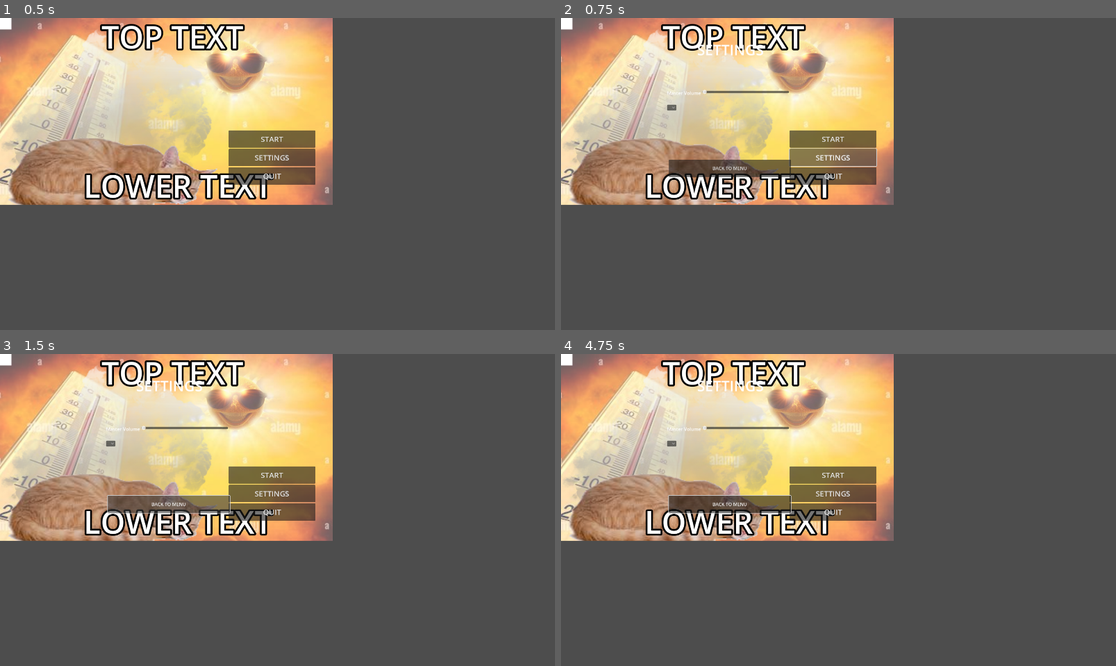
Above: before the commit, frames 1-4 (two rows, left to right).
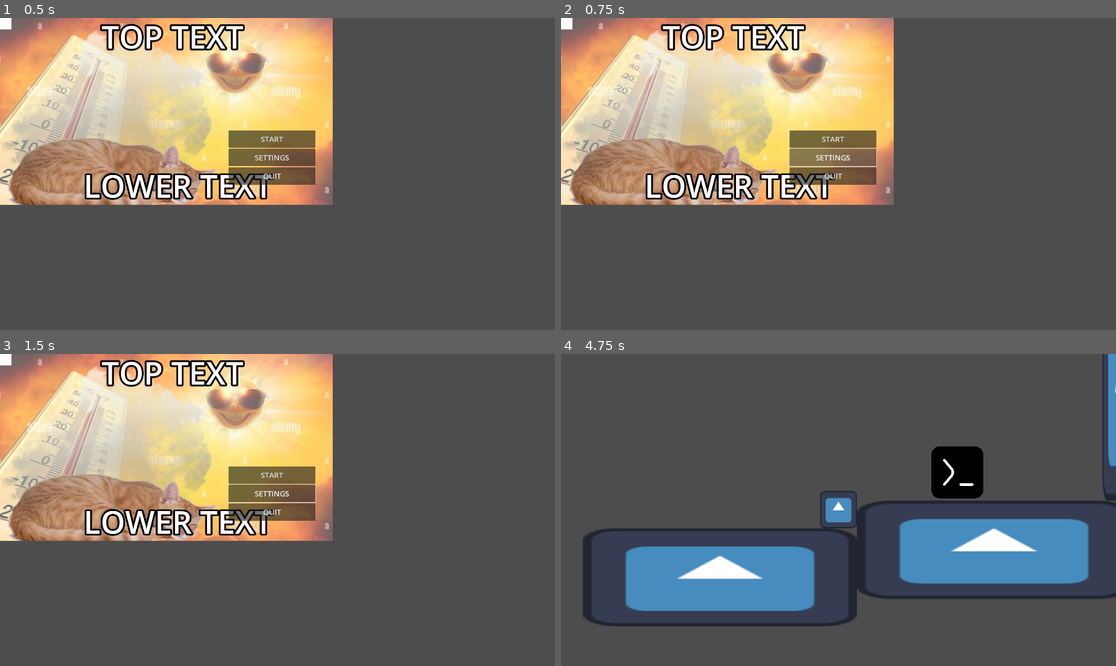
Above: after the commit, the same moments.

Repository: NagiEight/study_platformer
Game: Godot game, scene res://StartMenu.tscn
The game is run twice, just before and just after one commit, with the same random seed, the same clock (stepped at 60 frames per second) and the same inputs. This scene is started directly instead of the project's main scene. The engine's default icon, where the game draws it, is replaced by a stand-in: a white triangle on a blue panel in a dark square.
Inputs (mouse positions are in pixels of both pictures, inside the frame that each line leads up to):
- Up to frame 1 (0.5 s): no input
- Up to frame 2 (0.75 s): click "SETTINGS" at 0.5 s
- Up to frame 3 (1.5 s): click (166, 503) at 1.25 s, where only the run before the commit has a clickable "BACK TO MENU"
- Up to frame 4 (4.75 s): click "START" at 2 s; click (832, 475) at 2.75 s, where only the run before the commit has a clickable "START"; move the mouse to (960, 494) at 3.52 s; hold D (moveRight) from 3.53 s (still down); tap Z (interact) at 3.6 s; click (960, 494) at 3.67 s; move the mouse to (727, 525) at 4.27 s; tap Shift (sprint) at 4.35 s

Frame 1 is identical in both runs. In frame 2, 1.5% of the frame differs, in the area x 19-42%, y 8-52%; in frame 3, 1.7%; in frame 4, 54%, in the area x 0-100%, y 0-88%.
Error before the commit: Invalid access to property or key 'pressed' on a base object of type 'null instance'. (res://Scripts/Core/SettingsMenu.gd:7)
Error after the commit: Invalid access to property or key 'current_scene' on a base object of type 'null instance'. (res://Scripts/Core/UIManager.gd:53)

Commit message:
added pause menu

Diff:
--- /dev/null
+++ b/HUD.tscn
@@ -0,0 +1,57 @@
+[gd_scene load_steps=2 format=3 uid="uid://cyrth58xeqxac"]
+
+[ext_resource type="Script" uid="uid://dp3orm0xxq3hw" path="res://Scripts/Core/UIManager.gd" id="1_fpov5"]
+
+[node name="HUD" type="CanvasLayer"]
+script = ExtResource("1_fpov5")
+
+[node name="HUD" type="Control" parent="."]
+layout_mode = 3
+anchors_preset = 8
+anchor_left = 0.5
+anchor_top = 0.5
+anchor_right = 0.5
+anchor_bottom = 0.5
+offset_left = -20.0
+offset_top = -20.0
+offset_right = 20.0
+offset_bottom = 20.0
+grow_horizontal = 2
+grow_vertical = 2
+
+[node name="PauseMenu" type="Control" parent="HUD"]
+visible = false
+layout_mode = 3
+anchors_preset = 0
+offset_right = 40.0
+offset_bottom = 40.0
+
+[node name="Panel" type="Panel" parent="HUD/PauseMenu"]
+layout_mode = 1
+anchors_preset = 8
+anchor_left = 0.5
+anchor_top = 0.5
+anchor_right = 0.5
+anchor_bottom = 0.5
+offset_left = -960.0
+offset_top = -540.0
+offset_right = 960.0
+offset_bottom = 540.0
+grow_horizontal = 2
+grow_vertical = 2
+
+[node name="Label" type="Label" parent="HUD/PauseMenu/Panel"]
+layout_mode = 1
+anchors_preset = 8
+anchor_left = 0.5
+anchor_top = 0.5
+anchor_right = 0.5
+anchor_bottom = 0.5
+offset_left = -96.5
+offset_top = -34.5
+offset_right = 96.5
+offset_bottom = 34.5
+grow_horizontal = 2
+grow_vertical = 2
+theme_override_font_sizes/font_size = 50
+text = "PAUSED"
--- /dev/null
+++ b/PauseManager.gd
@@ -0,0 +1,10 @@
+extends Control
+
+func _input(event: InputEvent) -> void:
+	if event is InputEventKey and event.is_pressed() and not event.is_echo():
+		IsPausePressed()
+
+func IsPausePressed() -> void:
+	if Input.is_key_pressed(KEY_ESCAPE):
+		print("escape")
+		HUD.TogglePauseMenu(!get_tree().paused)
--- /dev/null
+++ b/PauseManager.tscn
@@ -0,0 +1,13 @@
+[gd_scene load_steps=2 format=3 uid="uid://cv3gk5uydc2my"]
+
+[ext_resource type="Script" uid="uid://c3egfx8ersti2" path="res://PauseManager.gd" id="1_w8u12"]
+
+[node name="PauseManager" type="Control"]
+process_mode = 3
+layout_mode = 3
+anchors_preset = 15
+anchor_right = 1.0
+anchor_bottom = 1.0
+grow_horizontal = 2
+grow_vertical = 2
+script = ExtResource("1_w8u12")
--- /dev/null
+++ b/PauseMenu.tscn
@@ -0,0 +1,33 @@
+[gd_scene format=3 uid="uid://c2d0h6y668stg"]
+
+[node name="PauseMenu" type="Control"]
+layout_mode = 3
+anchors_preset = 15
+anchor_right = 1.0
+anchor_bottom = 1.0
+grow_horizontal = 2
+grow_vertical = 2
+
+[node name="TopText" type="Label" parent="."]
+layout_mode = 2
+offset_right = 40.0
+offset_bottom = 23.0
+
+[node name="ButtonsContainer" type="VBoxContainer" parent="."]
+layout_mode = 0
+offset_right = 40.0
+offset_bottom = 40.0
+
+[node name="ContinueButton" type="Button" parent="ButtonsContainer"]
+layout_mode = 2
+
+[node name="SettingsButton" type="Button" parent="ButtonsContainer"]
+layout_mode = 2
+
+[node name="QuitButton" type="Button" parent="ButtonsContainer"]
+layout_mode = 2
+
+[node name="Panel" type="Panel" parent="."]
+layout_mode = 0
+offset_right = 40.0
+offset_bottom = 40.0
--- a/PlayerChar.tscn
+++ b/PlayerChar.tscn
@@ -1,6 +1,7 @@
-[gd_scene load_steps=13 format=3 uid="uid://dcvitbd8elagr"]
+[gd_scene load_steps=14 format=3 uid="uid://dcvitbd8elagr"]
 
 [ext_resource type="Texture2D" uid="uid://wgvkkrer3dc0" path="res://icon.svg" id="1_fpmoo"]
+[ext_resource type="Script" uid="uid://mu1yffujae0c" path="res://Scripts/Core/InputHandler.gd" id="1_gbigo"]
 [ext_resource type="Script" uid="uid://b7ncxa25ghki3" path="res://Scripts/Player/MovementController.gd" id="1_sii85"]
 [ext_resource type="Script" uid="uid://cbchjkr5dhmsv" path="res://Scripts/Core/TextBox.gd" id="3_1y1dc"]
 [ext_resource type="Script" uid="uid://cb00crf40j4rs" path="res://Scripts/Player/PlayerInteractionArea.gd" id="3_l2tc2"]
@@ -25,6 +26,7 @@
 size = Vector2(81.8291, 706.392)
 
 [node name="Node2D" type="Node2D"]
+script = ExtResource("1_gbigo")
 
 [node name="Ground" type="StaticBody2D" parent="."]
 position = Vector2(674, 522)
--- a/Scripts/Core/InputHandler.gd
+++ b/Scripts/Core/InputHandler.gd
@@ -19,7 +19,6 @@
 	move_input = GetMovementInput()
 	jump_pressed = IsJumpPressed()
 	attack_held = IsAttackHeld()
-
 # 🟢 Return true if jump input is pressed this frame
 func IsJumpPressed() -> bool:
 	match control_scheme:
--- /dev/null
+++ b/Scripts/Core/PauseMenu.gd
@@ -0,0 +1,13 @@
+extends Control
+
+@export var UIManager = preload("res://Scripts/Core/UIManager.gd").new()
+
+var InputHandler = load("res://Scripts/Core/InputHandler.gd")
+
+func _ready():
+	$ButtonsContainer/ContinueButton.pressed.connect(_on_continue_pressed)
+	$ButtonsContainer/SettingsButton.pressed.connect(_on_continue_pressed)
+
+func _on_continue_pressed():
+	hide()
+	get_tree().paused = false  # If this is part of a pause menu
--- a/Scripts/Core/StartMenu.gd
+++ b/Scripts/Core/StartMenu.gd
@@ -1,5 +1,6 @@
 extends Control
 
+@export var UIManager = preload("res://Scripts/Core/UIManager.gd").new()
 func _ready():
 	$Buttons/StartButton.pressed.connect(_on_start_pressed)
 	$Buttons/SettingsButton.pressed.connect(_on_settings_pressed)
@@ -9,8 +10,7 @@
 	get_tree().change_scene_to_file("res://PlayerChar.tscn")
 
 func _on_settings_pressed():
-	var settings_menu = preload("res://SettingsMenu.tscn").instantiate()
-	get_tree().current_scene.add_child(settings_menu)
+	UIManager.ShowSettings()
 
 func _on_quit_pressed():
 	get_tree().quit()
--- a/Scripts/Core/UIManager.gd
+++ b/Scripts/Core/UIManager.gd
@@ -33,7 +33,7 @@
 	await (get_tree().create_timer(3))
 	dialogue_box.visible = false
 
-func TogglePauseMenu(show : bool) -> void:
+func TogglePauseMenu(show: bool) -> void:
 	pause_menu.visible = show
 	get_tree().paused = show
 
@@ -45,3 +45,12 @@
 	popup_label.visible = true
 	await(get_tree().create_timer(2))
 	popup_label.visible = false
+
+func ShowSettings():
+	var settings_menu
+	if settings_menu == null:
+		settings_menu = preload("res://SettingsMenu.tscn").instantiate()
+		get_tree().current_scene.add_child(settings_menu)
+	else:
+		get_tree().paused = not get_tree().paused
+		$SettingsMenu.visible = get_tree().paused
--- a/Scripts/Player/MovementController.gd
+++ b/Scripts/Player/MovementController.gd
@@ -1,4 +1,6 @@
 extends CharacterBody2D
+
+@export var InputHandler = preload("res://Scripts/Core/InputHandler.gd").new()
 
 var speed
 const gravity = 1200
--- a/SettingsMenu.tscn
+++ b/SettingsMenu.tscn
@@ -46,11 +46,7 @@
 [node name="OptionButton" type="OptionButton" parent="SettingsContainer/ControlSection"]
 layout_mode = 2
 
-[node name="BackButton" type="Button" parent="."]
+[node name="BackButton" type="Button" parent="SettingsContainer"]
 custom_minimum_size = Vector2(300, 60)
 layout_mode = 2
-offset_left = 373.0
-offset_top = 490.0
-offset_right = 795.0
-offset_bottom = 550.0
 text = "BACK TO MENU"
--- a/StartMenu.tscn
+++ b/StartMenu.tscn
@@ -13,12 +13,14 @@
 script = ExtResource("1_ufv5y")
 
 [node name="Background" type="TextureRect" parent="."]
+layout_mode = 0
 offset_right = 1151.0
 offset_bottom = 646.0
 texture = ExtResource("2_0d5ky")
 
 [node name="TitleLabel" type="Label" parent="."]
 custom_minimum_size = Vector2(300, 60)
+layout_mode = 0
 offset_left = 351.0
 offset_top = -10.0
 offset_right = 842.0
@@ -30,6 +32,7 @@
 
 [node name="LowerText" type="Label" parent="."]
 custom_minimum_size = Vector2(300, 60)
+layout_mode = 0
 offset_left = 289.0
 offset_top = 506.0
 offset_right = 942.0
--- a/project.godot
+++ b/project.godot
@@ -10,10 +10,15 @@
 
 [application]
 
-config/name="New Game Project"
+config/name="study platformer"
 run/main_scene="uid://dcvitbd8elagr"
 config/features=PackedStringArray("4.4", "Forward Plus")
 config/icon="res://icon.svg"
+
+[autoload]
+
+HUD="*res://HUD.tscn"
+PauseManager="*res://PauseManager.tscn"
 
 [display]
 
Not shown, added: PauseManager.gd.uid
Not shown, added: Scripts/Core/PauseMenu.gd.uid
